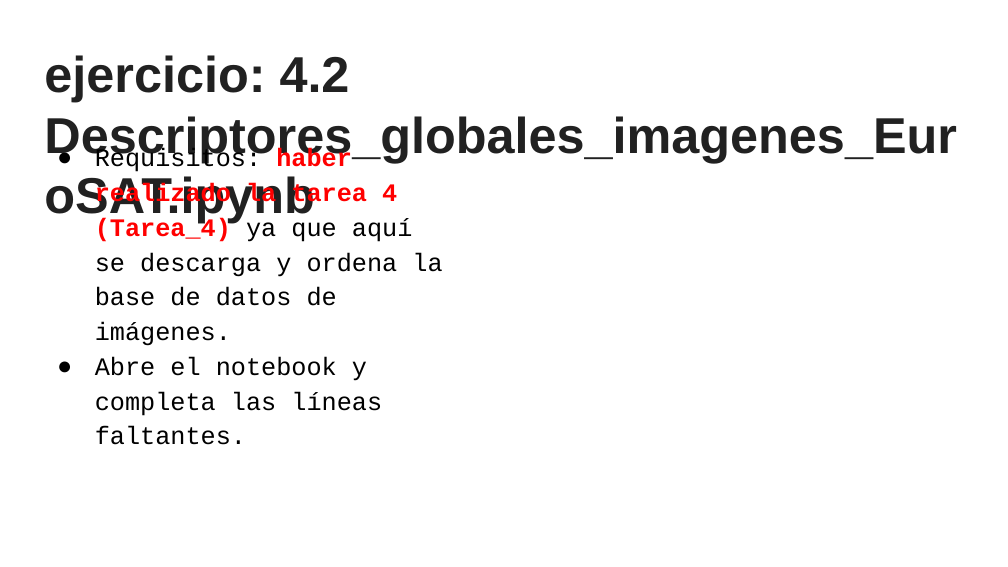
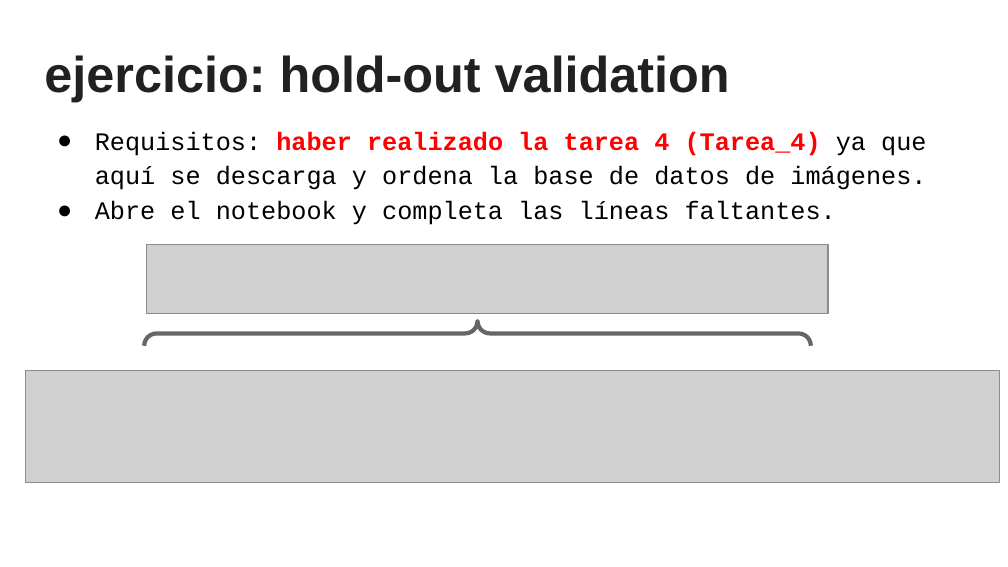
Before and after one commit to sainosmichelle/sainosmichelle.github.io, a slide deck: slide 8 of assets/files/Tema4/4. Selección de características.pptx. Drawn at 1008x567 pixels with LibreOffice and Linux fonts; fonts in the diff are those of the drawing; grey boxes stand for pictures. Boxes give left, top, right and bottom in pixels: in the first picture for what was removed or moved away, otherwise in the second. Text is boxed around its words. In the diff, an @@ line names an element or a change of style, - is before the commit and + after.

```diff
--- a/assets/files/Tema4/4. Selección de características.pptx
+++ b/assets/files/Tema4/4. Selección de características.pptx
@@ title at (44, 55, 730, 102): text changed @@
-ejercicio: 4.2 Descriptores_globales_imagenes_EuroSAT.ipynb
+ejercicio: hold-out validation
@@ text "Requisitos: haber realizado la tarea ..." rewrapped from (95, 148, 442, 445) to (95, 131, 926, 225) @@
@@ picture added at (146, 244, 828, 313) @@
@@ brace pair added at (144, 322, 810, 470), outline #666666 3 pt @@
@@ picture added at (25, 370, 1000, 483) @@
```
Also in this commit, not shown: 3 slides added, 7 slides removed, 6 other files.
